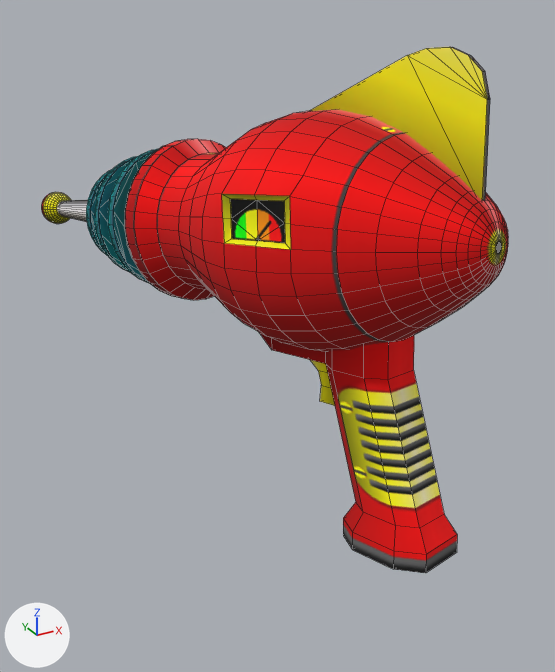
A saved change to the OBJ model models/item/ray_gun.obj.
One viewpoint serves both versions: a 50 mm camera at (0.178, -0.97, 0.814) aimed at (0.497, -0.39, 0.524). Lighting does not change. The marker at lower left points along +X, +Y and +Z. Mesh edges are drawn as thin lines. Where no turn or scale is listed for an object, it has been applied to the vertices.

The first picture shows 'Sphere.001_Sphere.002'.
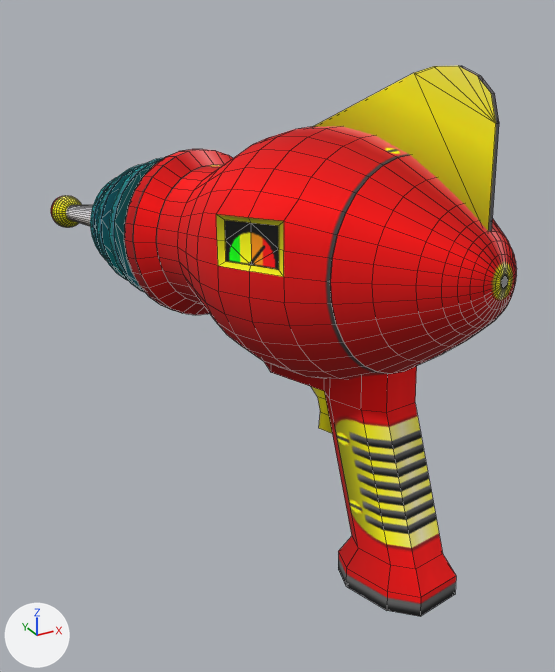
Commit message: 8th scale zapper

Pixel boxes (x1, y1, x2, y2) of what changed, in the pictures (555 x 672 px; the box of a moved part takes in the faces that stretch with it):
```json
{"object": "Sphere.001_Sphere.002", "change": "reshaped", "before": [41, 47, 508, 573], "after": [51, 66, 517, 616]}
{"part": 1, "of": "me_sphere_001_sphere_002", "change": "moved or reshaped", "before": [310, 47, 490, 201], "after": [313, 66, 499, 232]}
{"part": 2, "of": "me_sphere_001_sphere_002", "change": "moved or reshaped", "before": [310, 360, 335, 406], "after": [310, 386, 332, 433]}
{"part": 3, "of": "me_sphere_001_sphere_002", "change": "moved or reshaped", "before": [57, 200, 88, 222], "after": [66, 205, 93, 226]}
{"part": 4, "of": "me_sphere_001_sphere_002", "change": "moved or reshaped", "before": [259, 332, 457, 573], "after": [265, 362, 456, 616]}
{"part": 5, "of": "me_sphere_001_sphere_002", "change": "moved or reshaped", "before": [86, 169, 113, 255], "after": [90, 177, 117, 261]}
{"part": 6, "of": "me_sphere_001_sphere_002", "change": "moved or reshaped", "before": [95, 156, 138, 273], "after": [97, 164, 144, 280]}
{"part": 7, "of": "me_sphere_001_sphere_002", "change": "moved or reshaped", "before": [108, 149, 158, 283], "after": [109, 158, 163, 292]}
{"part": 8, "of": "me_sphere_001_sphere_002", "change": "moved or reshaped", "before": [41, 192, 71, 224], "after": [51, 196, 81, 227]}
{"part": 9, "of": "me_sphere_001_sphere_002", "change": "rebuilt", "before": [124, 109, 508, 352], "after": [124, 126, 409, 380]}
{"part": 10, "of": "me_sphere_001_sphere_002", "change": "added", "after": [330, 155, 517, 374], "on screen": "red"}
```

The change, as JSON lines over the scene's bpy script:
```json
{"block": "me_sphere_001_sphere_002", "where": "# used by ob_sphere_001_sphere_002; location = (0.0, 0.0, 0.0)"}
{"op": "remove", "block": "me_sphere_001_sphere_002", "code": "me_sphere_001_sphere_002.from_pydata(...)  # 1183 vertices, 1261 faces; spans x 0.364..0.594, y -0.623..-0.044, z 0.406..0.785"}
{"op": "add", "block": "me_sphere_001_sphere_002", "code": "me_sphere_001_sphere_002.from_pydata(...)  # 1215 vertices, 1261 faces; spans x 0.369..0.576, y -0.649..-0.068, z 0.397..0.776"}
{"block": "me_sphere_001_sphere_002", "change": "me_sphere_001_sphere_002 part 1: the loose piece of 16 vertices spanning x 0.497..0.542, y -0.6..-0.438, z 0.687..0.785 is multiplied about its middle by the matrix ((0.999, 0.052, -0.001), (-0.052, 0.998, -0.017), (0.0, 0.017, 1.0)), then moved by (-0.019, -0.032, -0.008)"}
{"block": "me_sphere_001_sphere_002", "change": "me_sphere_001_sphere_002 part 2: the loose piece of 16 vertices spanning x 0.481..0.502, y -0.515..-0.466, z 0.504..0.545 is multiplied about its middle by the matrix ((0.999, 0.052, -0.001), (-0.052, 0.998, -0.017), (0.0, 0.017, 1.0)), then moved by (-0.017, -0.027, -0.007)"}
{"block": "me_sphere_001_sphere_002", "change": "me_sphere_001_sphere_002 part 3: the loose piece of 64 vertices spanning x 0.377..0.474, y -0.31..-0.065, z 0.578..0.643 is multiplied about its middle by the matrix ((0.999, 0.052, -0.001), (-0.052, 0.998, -0.017), (0.0, 0.017, 1.0)), then moved by (-0.002, -0.026, -0.002)"}
{"block": "me_sphere_001_sphere_002", "change": "me_sphere_001_sphere_002 part 4: the loose piece of 48 vertices spanning x 0.459..0.542, y -0.623..-0.41, z 0.406..0.585 is multiplied about its middle by the matrix ((0.999, 0.052, -0.001), (-0.052, 0.998, -0.017), (0.0, 0.017, 1.0)), then moved by (-0.019, -0.027, -0.008)"}
{"block": "me_sphere_001_sphere_002", "change": "me_sphere_001_sphere_002 part 5: the loose piece of 64 vertices spanning x 0.375..0.472, y -0.22..-0.185, z 0.557..0.655 is multiplied about its middle by the matrix ((0.999, 0.052, -0.001), (-0.052, 0.998, -0.017), (0.0, 0.017, 1.0)), then moved by (-0.002, -0.026, -0.002)"}
{"block": "me_sphere_001_sphere_002", "change": "me_sphere_001_sphere_002 part 6: the loose piece of 64 vertices spanning x 0.374..0.491, y -0.256..-0.214, z 0.551..0.67 is scaled about its middle by (1.01, 0.835, 1), then moved by (-0.004, -0.026, -0.003)"}
{"block": "me_sphere_001_sphere_002", "change": "me_sphere_001_sphere_002 part 7: the loose piece of 64 vertices spanning x 0.377..0.507, y -0.293..-0.245, z 0.549..0.682 is multiplied about its middle by the matrix ((0.999, 0.052, -0.001), (-0.052, 0.998, -0.017), (0.0, 0.017, 1.0)), then moved by (-0.006, -0.027, -0.004)"}
{"block": "me_sphere_001_sphere_002", "change": "me_sphere_001_sphere_002 part 8: the loose piece of 288 vertices spanning x 0.364..0.401, y -0.074..-0.044, z 0.567..0.604 is multiplied about its middle by the matrix ((0.999, 0.052, -0.001), (-0.052, 0.998, -0.017), (0.0, 0.017, 1.0)), then moved by (0.005, -0.023, 0.0)"}
{"block": "me_sphere_001_sphere_002", "change": "me_sphere_001_sphere_002 part 9: the loose piece of 559 vertices spanning x 0.38..0.594, y -0.617..-0.281, z 0.547..0.737 is rebuilt with 334 vertices and now spans x 0.371..0.576, y -0.592..-0.312, z 0.542..0.73"}
{"block": "me_sphere_001_sphere_002", "change": "me_sphere_001_sphere_002 part 10: a new loose piece of 257 vertices spanning x 0.425..0.571, y -0.648..-0.556, z 0.572..0.719, in mat_none_001 (picture img_ray_gun)"}
```
